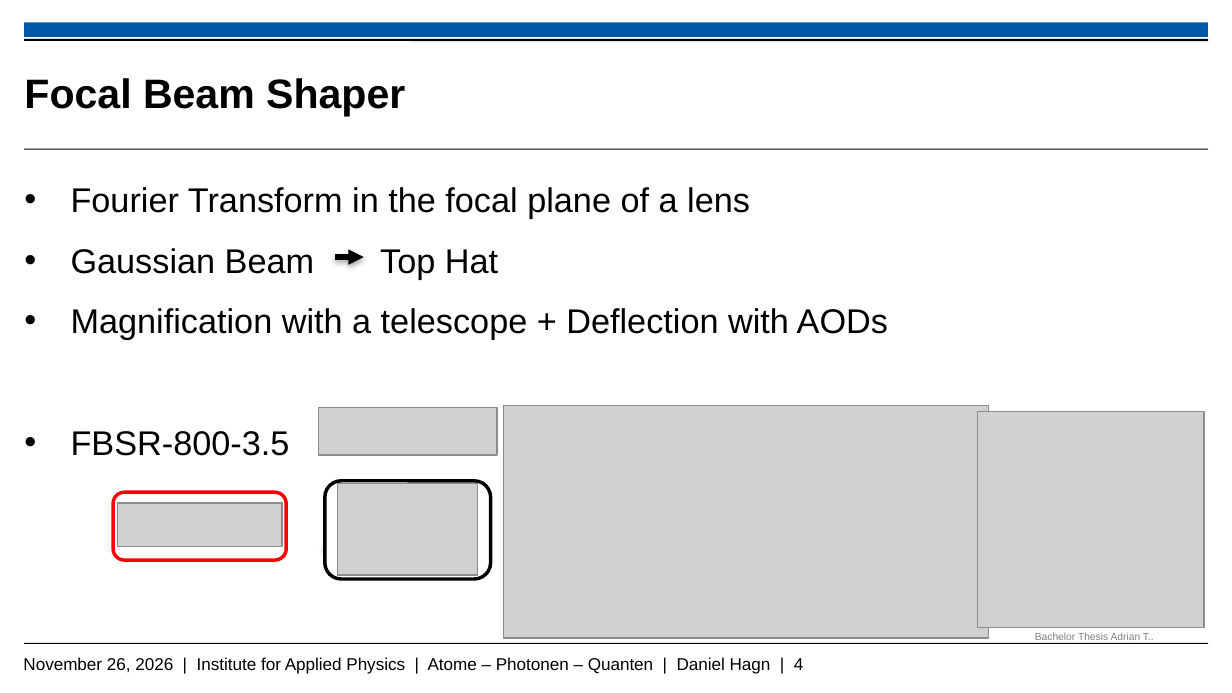
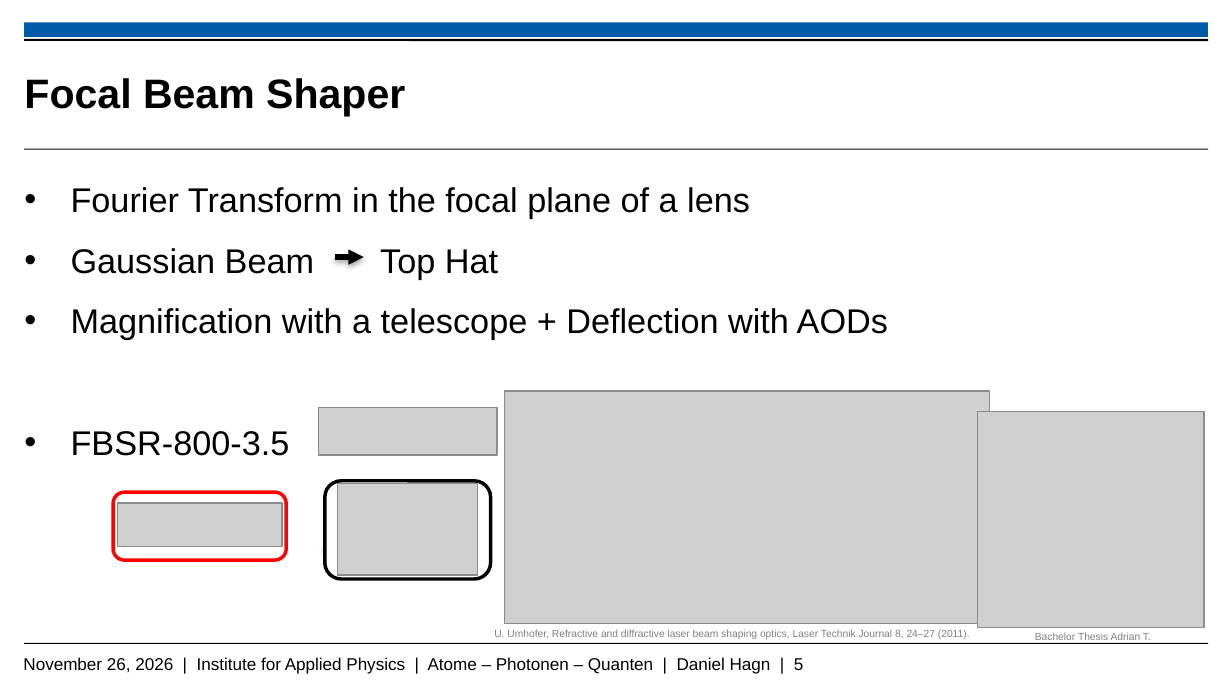
Before and after one commit to Daniel-Hagn-physik/Masterthesis_Backup, a slide deck: slide 5 of Hagn_Daniel_Mastervortrag.pptx (slide 4 before the commit). Drawn at 1232x693 pixels with LibreOffice and Linux fonts; fonts in the diff are those of the drawing; grey boxes stand for pictures; background and template pictures are left out. Boxes give left, top, right and bottom in pixels: in the first picture for what was removed or moved away, otherwise in the second. Text is boxed around its words. In the diff, an @@ line names an element or a change of style, - is before the commit and + after.

```diff
--- a/Hagn_Daniel_Mastervortrag.pptx
+++ b/Hagn_Daniel_Mastervortrag.pptx
@@ picture: place and size @@
-picture at bbox=[504, 405, 989, 638]
+picture at bbox=[504, 391, 989, 623]
@@ text added at bbox=[494, 629, 970, 639], 6 pt, text #808080 @@
+U. Umhofer, Refractive and diffractive laser beam shaping optics, Laser Technik Journal 8, 24–27 (2011).
@@ text at bbox=[23, 657, 804, 674]: text changed @@
-November 26, 2026 | Institute for Applied Physics | Atome – Photonen – Quanten | Daniel Hagn | 4
+November 26, 2026 | Institute for Applied Physics | Atome – Photonen – Quanten | Daniel Hagn | 5
```
Also in this commit, not shown: 11 other slides changed, 6 slides added, 7 slides removed.
